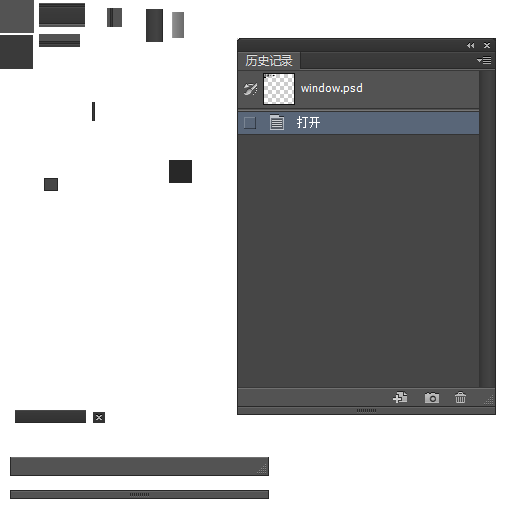
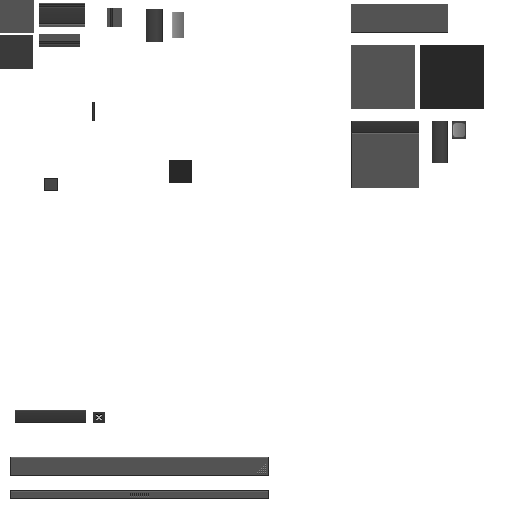
Revision of a layered (512, 512) image; what changed, layer by layer:
added layer "图层 14" above "图层 13" over left=452, top=121, right=466, bottom=139
added layer "图层 13" above "图层 12" over left=432, top=121, right=448, bottom=163
added layer "图层 12" above "主窗口底" over left=351, top=121, right=419, bottom=188
added layer "主窗口底" above "普通窗口底" over left=420, top=45, right=484, bottom=109
added layer "普通窗口底" above "系统菜单底" over left=351, top=45, right=415, bottom=109
added layer "系统菜单底" above "图层 11" over left=351, top=4, right=448, bottom=33
painted on "图层 11" over left=237, top=38, right=269, bottom=415
removed layer "图层 9" over left=237, top=4, right=496, bottom=415
